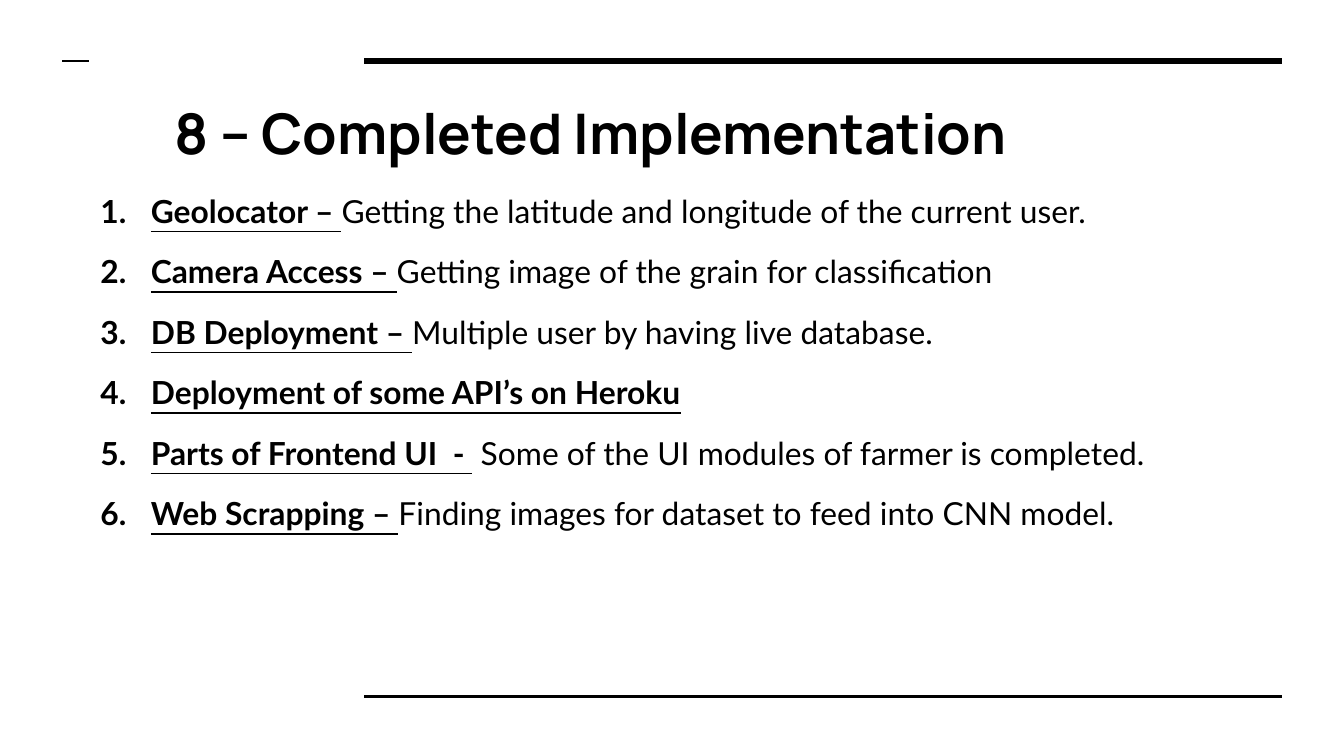
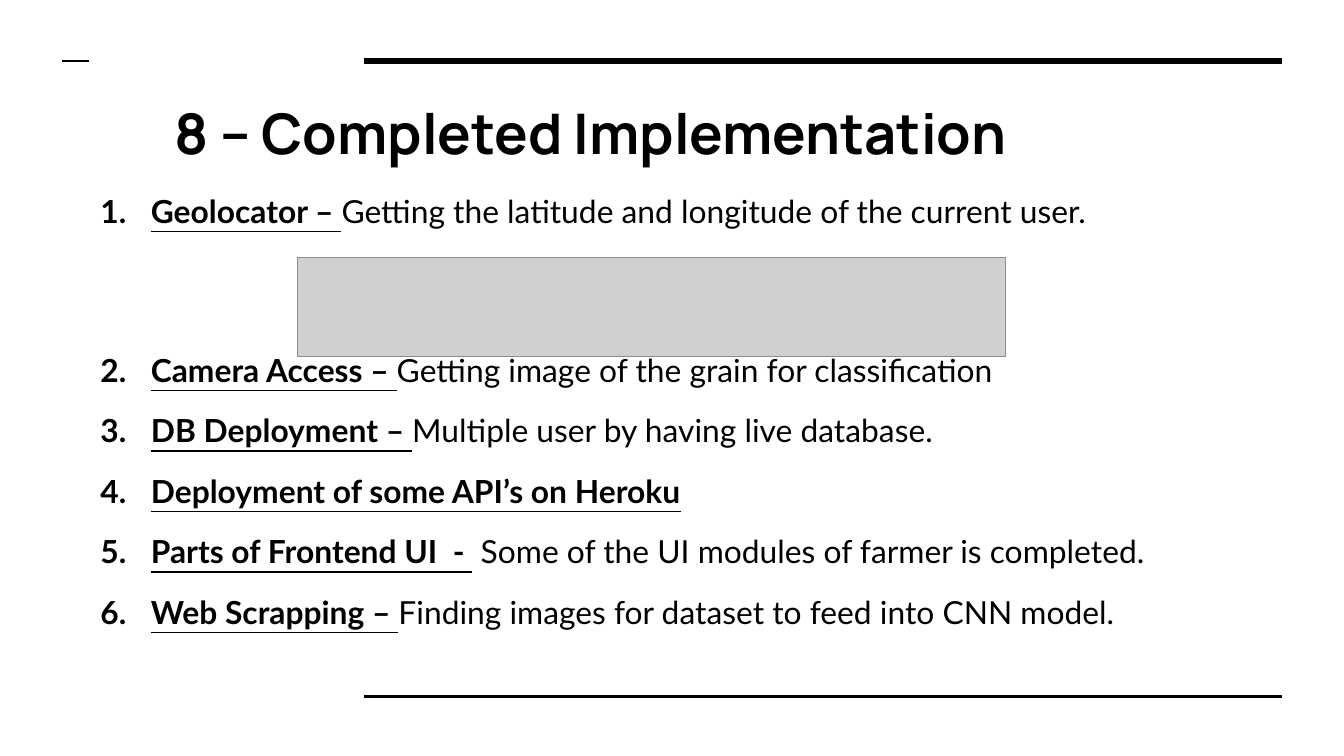
Before and after one commit to meetb007/kissan-bandhu, a slide deck: slide 25 of documents/kisaan Bandhu.pptx. Drawn at 1344x756 pixels with LibreOffice and Linux fonts; fonts in the diff are those of the drawing; grey boxes stand for pictures. Boxes give left, top, right and bottom in pixels: in the first picture for what was removed or moved away, otherwise in the second. Text is boxed around its words. In the diff, an @@ line names an element or a change of style, - is before the commit and + after.

```diff
--- a/documents/kisaan Bandhu.pptx
+++ b/documents/kisaan Bandhu.pptx
@@ picture added at bbox=[297, 257, 1005, 356] @@
@@ text at bbox=[151, 354, 992, 388]: less space between paragraphs @@
```
Also in this commit, not shown: 1 other file.
